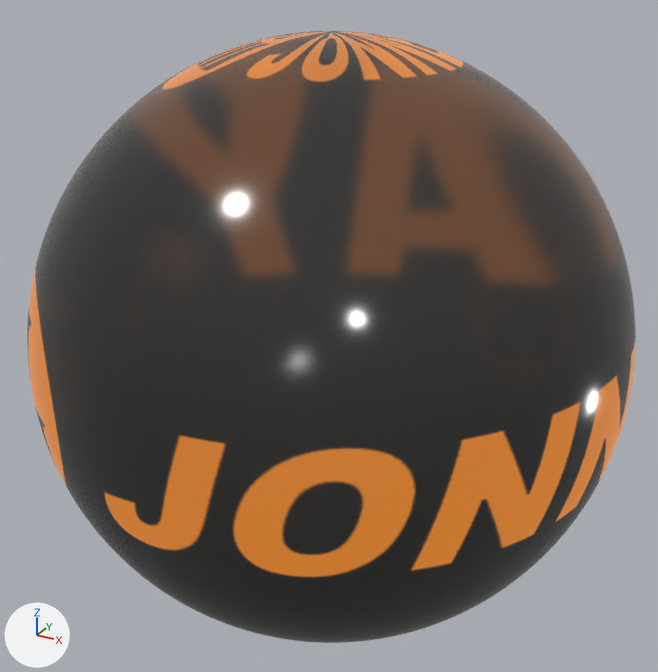
One commit to the glTF model assets/ball.glb: the scene before it, then after it.
One viewpoint serves both versions: a camera (50 mm lens) standing at (6.86, -12.56, 6.29) and looking at (-0.04, -0.01, 0.02). The lights are fixed; the arrows at lower left show +X, +Y and +Z. Where no turn or scale is listed for an object, it has been applied to the vertices.

The older version as bpy lines, for what is in view:
```python
mat_材質 = bpy.data.materials.new('材質')
mat_材質.use_nodes = True; mat_材質.node_tree.nodes.clear()
_N = mat_材質.node_tree.nodes; _L = mat_材質.node_tree.links
n0 = _N.new('ShaderNodeBsdfPrincipled'); n0.name = 'Principled BSDF'
n0.inputs[0].default_value = (0.105, 0.104, 0.102, 1.0)  # 'Base Color', dark grey #5b5b5a
n0.inputs[1].default_value = 0.327  # 'Metallic'
n0.inputs[2].default_value = 0.12  # 'Roughness'
n0.inputs[3].default_value = 1.45  # 'IOR'
n0.inputs[18].default_value = 0.886  # 'Transmission Weight'
n0.inputs[28].default_value = 0.6  # 'Emission Strength'
n1 = _N.new('ShaderNodeOutputMaterial'); n1.name = 'Material Output'
n2 = _N.new('ShaderNodeTexImage'); n2.name = 'Image Texture'
n2.image = img_jonnesway
_L.new(n0.outputs[0], n1.inputs[0])  # 'BSDF' to 'Surface'
_L.new(n2.outputs[0], n0.inputs[27])  # 'Color' to 'Emission Color'
me_球體 = bpy.data.meshes.new('球體')
me_球體.from_pydata(...)  # 7938 vertices, 15872 faces; spans x -4.94..4.94, y -4.94..4.94, z -4.99..4.99
me_球體.materials.append(mat_材質)
ob_球體 = bpy.data.objects.new('球體', me_球體)
ob_球體.location = (0.0, 0.0, 0.0)
```
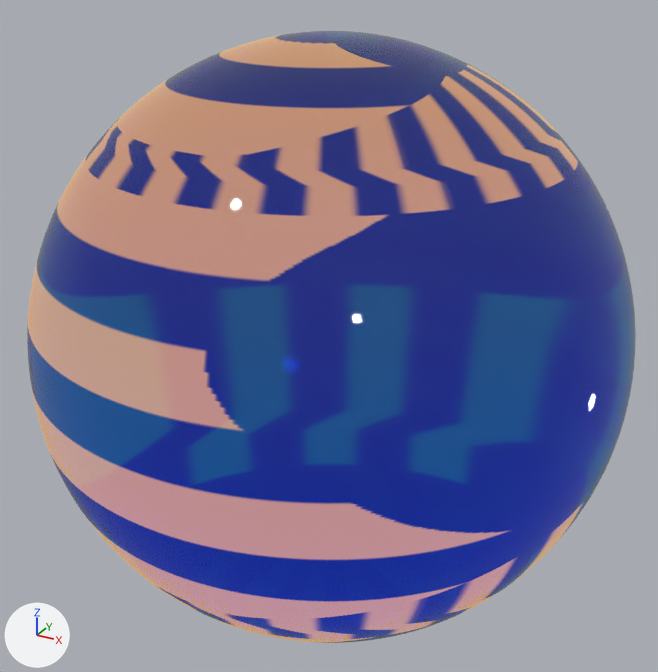
Boxes (x1, y1, x2, y2) around the edits, measured in the pictures (658 x 672 px):
```json
{"object": "球體", "change": "surface changed", "before": [27, 31, 636, 643], "after": [27, 31, 636, 643]}
```

Edits to the scene script, one JSON object a line:
```json
{"op": "add", "block": "img_material__25_base_color", "code": ["img_material__25_base_color = load_image('Material _25_Base_Color', '_unpacked/Material__25_Base_Color', 512, 512, 'sRGB')"]}
{"block": "mat_材質", "where": "n0 = _N.new('ShaderNodeBsdfPrincipled'); n0.name = 'Principled BSDF'"}
{"op": "remove", "block": "mat_材質", "code": "n0.inputs[1].default_value = 0.327  # 'Metallic'"}
{"op": "set", "path": "n0.inputs[0].default_value", "old": "(0.105, 0.104, 0.102, 1.0)", "new": "(0.0, 0.0509, 1.0, 1.0)", "note": "'Base Color', dark grey #5b5b5a -> 'Base Color', blue #0040ff"}
{"op": "set", "path": "n0.inputs[2].default_value", "old": "0.12", "new": "0.0", "note": "'Roughness'"}
{"op": "set", "path": "n0.inputs[18].default_value", "old": "0.886", "new": "1.0", "note": "'Transmission Weight'"}
{"op": "set", "path": "n0.inputs[28].default_value", "old": "0.6", "new": "0.5", "note": "'Emission Strength'"}
{"block": "mat_材質", "where": "n2 = _N.new('ShaderNodeTexImage'); n2.name = 'Image Texture'"}
{"op": "set", "path": "n2.image", "old": "img_jonnesway", "new": "img_material__25_base_color"}
```
